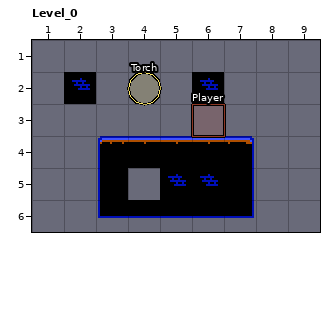
Two versions of a level (LDtk project, assets/oldtech.ldtk). The first picture shows the starting point.
Cells are 16x16 px. Shown: Level_0 x 1..9, y 1..6.
The result:
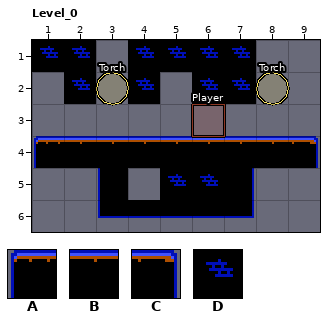
Key: from "Tileset": A 0, B 1, C 2, D 21.
_ is an empty cell.
Objects are placed by their top-left corner, in cells (3,4 is the top-left corner of cell 3,4); size is 1x1 cell unless given.
What changed:
Layer "Tiles":
y 1: x 1..2 __ -> DD; x 4..7 ____ -> DDDD
y 2: x 4 _ -> D; x 7 _ -> D
Layer "Entities":
changed: "Torch" ellipse at 4,2 -> "Torch" ellipse at 3,2
added: "Torch" ellipse at 8,2
Layer "Platforms":
y 4: x 1..3 __A -> ABB; x 7..9 C__ -> BBC
